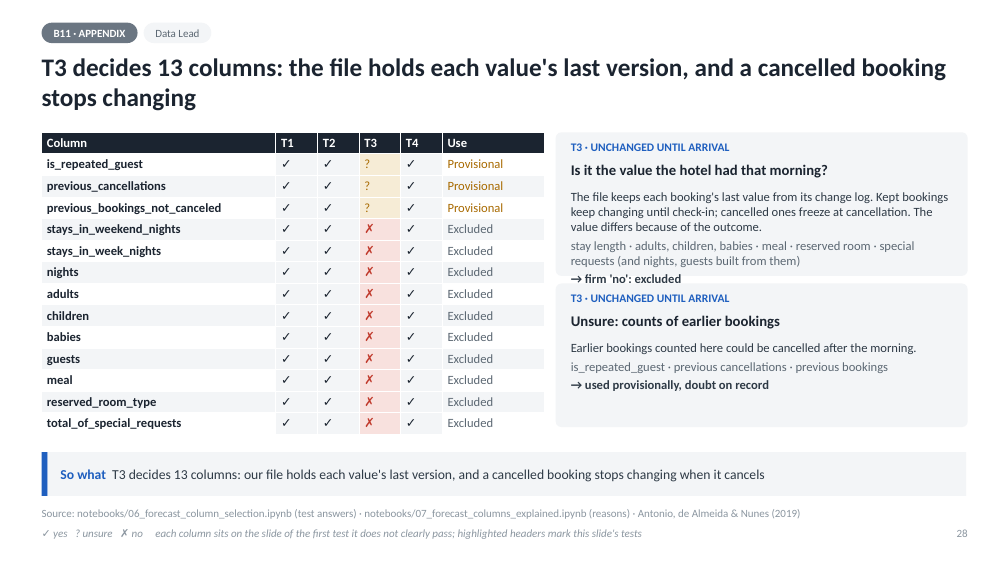
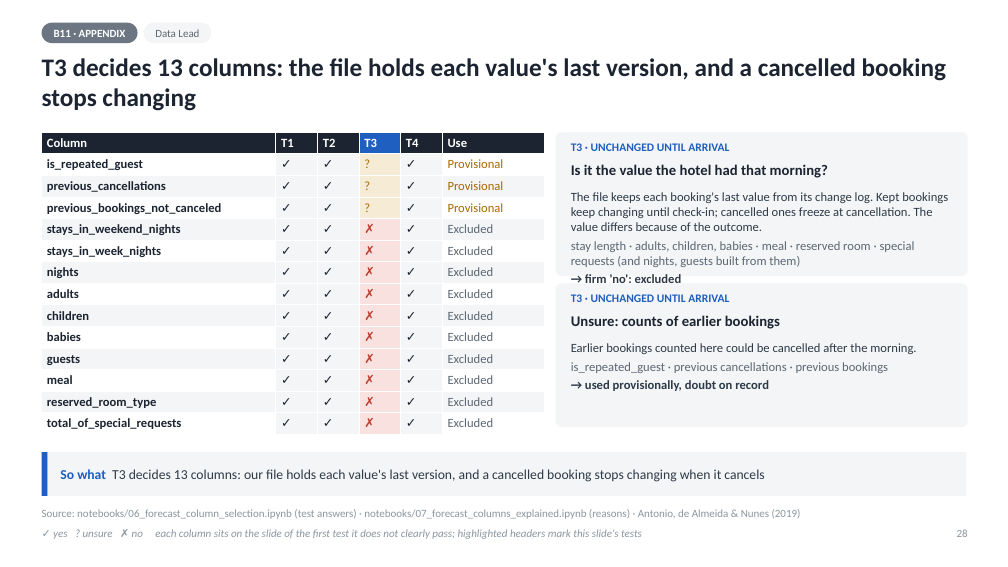
Before and after one commit to rohitpandeyai-star/IIT_GN_W06, a slide deck: slide 28 of Hotel_Overbooking_Executive_Deck.pptx. Drawn at 1008x567 pixels with LibreOffice and Linux fonts; fonts in the diff are those of the drawing. Boxes give left, top, right and bottom in pixels: in the first picture for what was removed or moved away, otherwise in the second. Text is boxed around its words. In the diff, an @@ line names an element or a change of style, - is before the commit and + after.

Commit message:
Improve executive deck layout and mapping
Refine chart, table, and text sizing to improve slide readability, and generate the original-to-executive slide mapping from slide codes for consistent references.

```diff
--- a/Hotel_Overbooking_Executive_Deck.pptx
+++ b/Hotel_Overbooking_Executive_Deck.pptx
@@ table at [42, 132, 544, 435] @@
@@ fill #1B2430 to #1F5FBF in row 1, column 4 @@
```
Also in this commit, not shown: 14 other slides changed, 7 other files.
